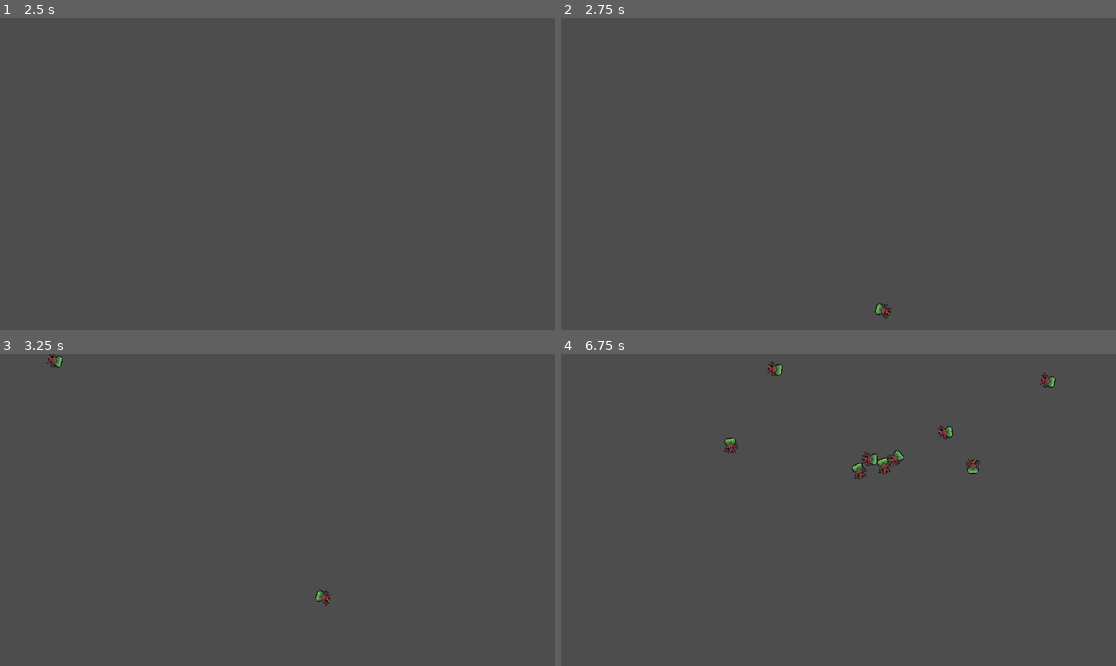
Above: before the commit, frames 1-4 (two rows, left to right).
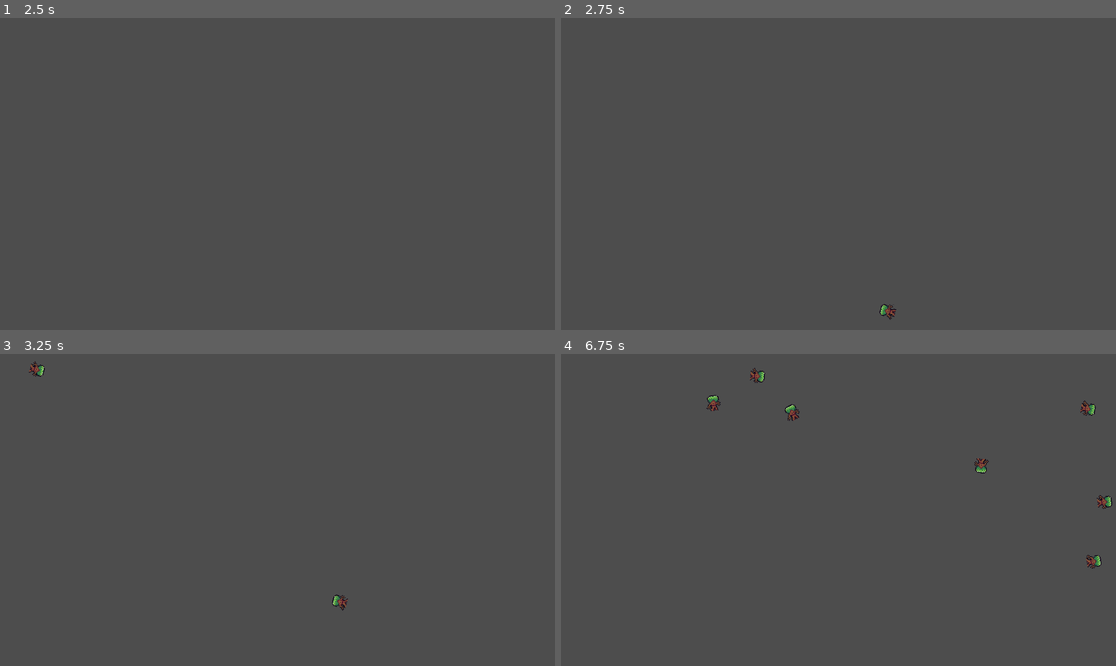
Above: after the commit, the same moments.

Repository: lewis785/ludum-dare-53
Game: Godot game, scene res://scenes/enemy/spawn.tscn
Two runs of this game, one before a commit and one after it. Both use one fixed random seed, a clock stepped at 60 frames per second and the inputs below. This scene is started directly instead of the project's main scene.
Inputs:
- Up to frame 1 (2.5 s): tap Enter at 0.5, 2 s; tap Space at 1.25 s
- Up to frame 2 (2.75 s): no input
- Up to frame 3 (3.25 s): no input
- Up to frame 4 (6.75 s): no input

Frame 1 is identical in both runs. In frame 2, 0.1% of the frame differs, in the area x 56-61%, y 91-97%; in frame 3, 0.3%; in frame 4, 1.4%, in the area x 26-100%, y 2-69%.

Commit message:
add enemy target tracking

Diff:
--- a/scenes/enemy/enemy.gd
+++ b/scenes/enemy/enemy.gd
@@ -11,26 +11,49 @@
 
 # Called every frame. 'delta' is the elapsed time since the previous frame.
 func _process(_delta):
-	var targets : Array[Node] = find_targets()
+	var targets : Array[Marker2D] = find_targets()
 	if len(targets) == 0 :
 		return
-	move_to_target(targets[0])
+	move_to_target(targets)
 
 
 
 func _on_visible_on_screen_notifier_2d_screen_exited() -> void:
 	queue_free()
 
-func find_targets() -> Array[Node]:
+func find_targets() -> Array[Marker2D]:
 	var parent : Node = self.get_parent()
 	var targets : Array[Node] = parent.find_children("", "Marker2D")
 	print(len(targets), " targets")
 
-	return targets
+	return markers(targets)
 
-func move_to_target(target : Marker2D) -> void:
-	print(target.position)
+func move_to_target(targets : Array[Marker2D]) -> void:
+	var target = closest_target(targets)
 
 	var vector : Vector2 = (target.position - self.position).normalized()
 
 	self.linear_velocity = vector*linear_velocity.length()
+
+func closest_target(targets : Array[Marker2D]) -> Marker2D:
+	var closest : Marker2D = targets[0]
+	var closestDistance = (closest.position - self.position).length()
+
+	print("first", closest.position)
+
+	for target in targets:
+		print("loop", target.position)
+		var distance = (target.position - self.position).length()
+		if distance < closestDistance:
+			closestDistance = distance
+			closest = target
+	return closest
+
+func markers(nodes : Array[Node]) -> Array[Marker2D]:
+	var markers : Array[Marker2D] = []
+	for node in nodes:
+		if node.is_class("Marker2D"):
+			var marker : Marker2D = node
+			markers.append(marker)
+
+	return markers
--- a/scenes/enemy/enemy.tscn
+++ b/scenes/enemy/enemy.tscn
@@ -120,7 +120,7 @@
 scale = Vector2(2, 2)
 sprite_frames = SubResource("SpriteFrames_jw21e")
 animation = &"walk"
-frame_progress = 0.454109
+frame_progress = 0.865551
 
 [node name="CollisionShape2D" type="CollisionShape2D" parent="."]
 light_mask = 0
--- a/scenes/enemy/spawn.tscn
+++ b/scenes/enemy/spawn.tscn
@@ -1,8 +1,7 @@
-[gd_scene load_steps=5 format=3 uid="uid://c5aqawlwxtlhk"]
+[gd_scene load_steps=4 format=3 uid="uid://c5aqawlwxtlhk"]
 
 [ext_resource type="Script" path="res://scenes/enemy/spawn.gd" id="1_gnsf0"]
 [ext_resource type="PackedScene" uid="uid://bn1ar05oul7hp" path="res://scenes/enemy/enemy.tscn" id="2_c6en4"]
-[ext_resource type="PackedScene" uid="uid://bwfdgsyl37x5t" path="res://scenes/enemy/target.tscn" id="3_puj2n"]
 
 [sub_resource type="Curve2D" id="Curve2D_uj2fl"]
 _data = {
@@ -28,9 +27,6 @@
 
 [node name="enemy_spawn_location" type="PathFollow2D" parent="enemy_path"]
 
-[node name="target" parent="." instance=ExtResource("3_puj2n")]
-position = Vector2(672, 232)
-
 [connection signal="timeout" from="enemy_timer" to="." method="_on_enemy_timer_timeout"]
 [connection signal="timeout" from="score_timer" to="." method="_on_score_timer_timeout"]
 [connection signal="timeout" from="start_timer" to="." method="_on_start_timer_timeout"]
